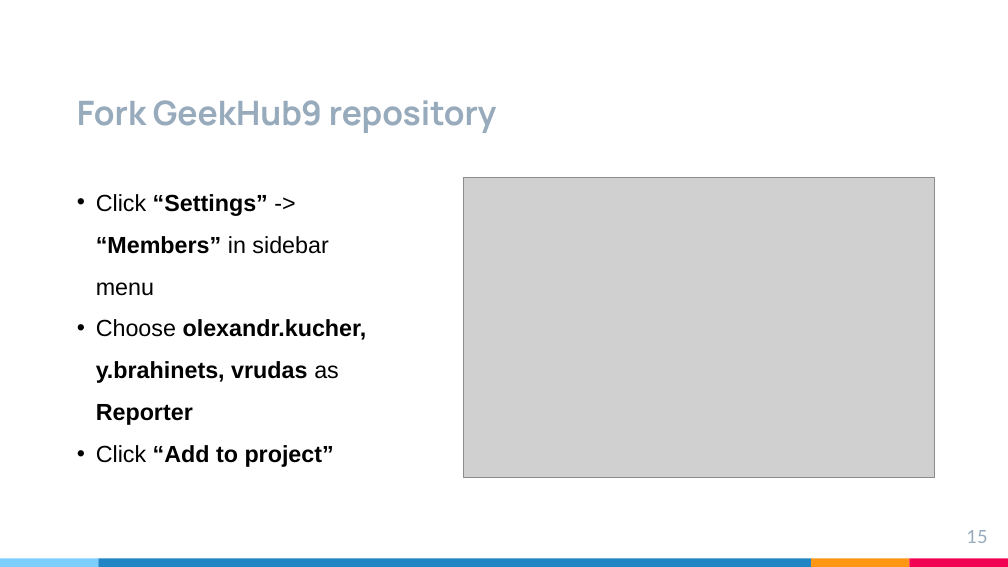
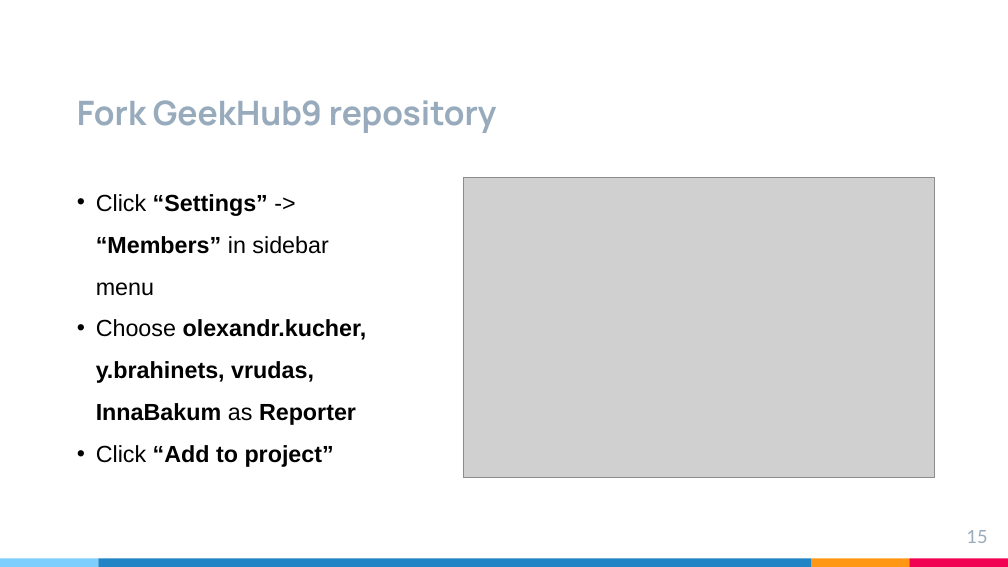
Before and after one commit to brahinets/GeekHub-J4W-9, a slide deck: slide 15 of Lectures/Lesson 01 - Gitlab + Intellij IDEA.pptx. Drawn at 1008x567 pixels with LibreOffice and Linux fonts; fonts in the diff are those of the drawing; grey boxes stand for pictures. Boxes give left, top, right and bottom in pixels: in the first picture for what was removed or moved away, otherwise in the second. Text is boxed around its words. In the diff, an @@ line names an element or a change of style, - is before the commit and + after.

Commit message:
L01 Added additional user for code review

```diff
--- a/Lectures/Lesson 01 - Gitlab + Intellij IDEA.pptx
+++ b/Lectures/Lesson 01 - Gitlab + Intellij IDEA.pptx
@@ text at bbox=[96, 319, 367, 425]: text changed @@
-• Choose olexandr.kucher, y.brahinets, vrudas as Reporter
+• Choose olexandr.kucher, y.brahinets, vrudas, InnaBakum as Reporter
```
